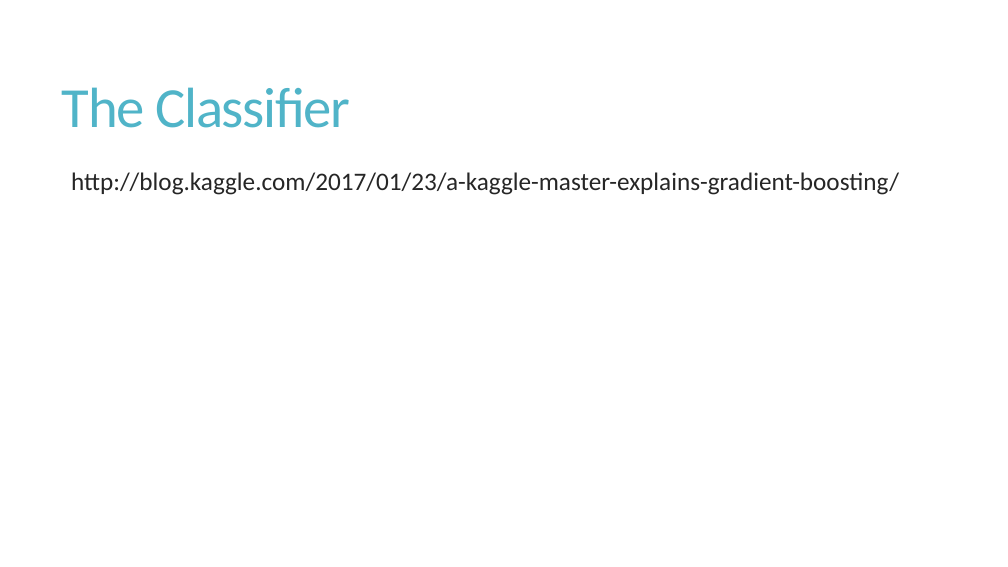
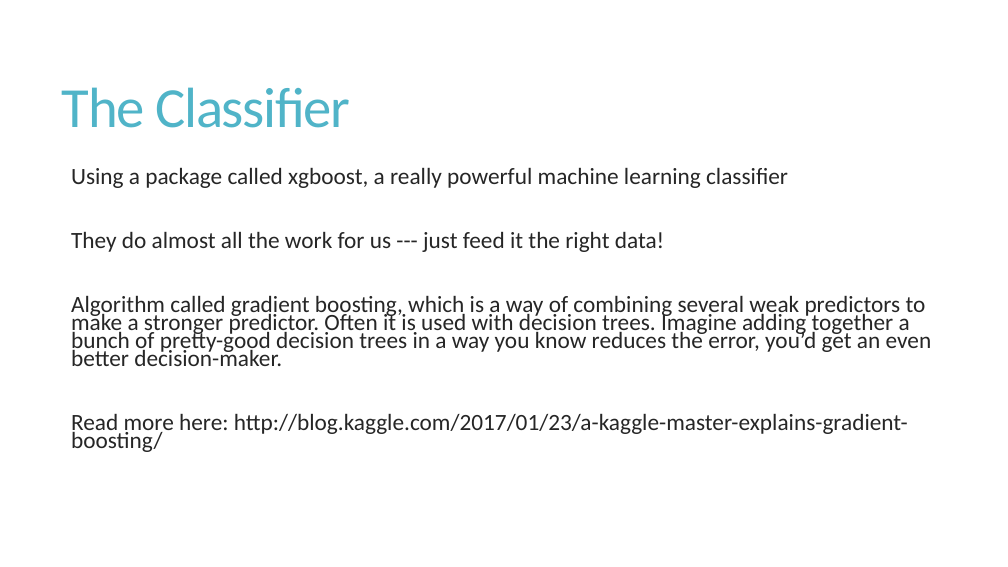
Before and after one commit to cchen23/AI4ALL_NLP, a slide deck: slide 5 of Slides/Day12_NLP_FNCFinal.pptx (slide 7 before the commit). Drawn at 1008x567 pixels with LibreOffice and Linux fonts; fonts in the diff are those of the drawing. Boxes give left, top, right and bottom in pixels: in the first picture for what was removed or moved away, otherwise in the second. Text is boxed around its words. In the diff, an @@ line names an element or a change of style, - is before the commit and + after.

```diff
--- a/Slides/Day12_NLP_FNCFinal.pptx
+++ b/Slides/Day12_NLP_FNCFinal.pptx
@@ text at (71, 167, 932, 452): text changed; size 24 to 22.2 pt @@
-  http://blog.kaggle.com/2017/01/23/a-kaggle-master-explains-gradient-boosting/
+  Using a package called xgboost, a really powerful machine learning classifier
+  They do almost all the work for us --- just feed it the right data!
+  Algorithm called gradient boosting, which is a way of combining several weak predictors to make a stronger predictor. Often it is used with decision trees. Imagine adding together a bunch of pretty-good decision trees in a way you know reduces the error, you’d get an even better decision-maker.
+  Read more here: http://blog.kaggle.com/2017/01/23/a-kaggle-master-explains-gradient-boosting/
```
Also in this commit, not shown: 2 other slides changed, 5 slides added, 3 slides removed.
